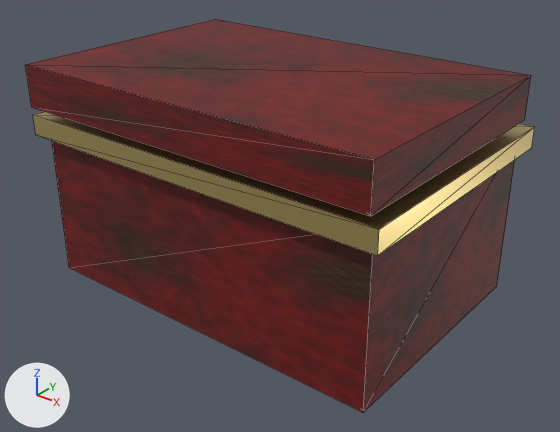
What one commit did to the glTF model assets/props/jewelry_box.glb.
One viewpoint serves both versions: a 50 mm lens placed at (0.425, -0.529, 0.397), pointed at (0.012, -0.013, 0.077). Arrows for +X, +Y and +Z are at lower left; the lights stay in place. The first picture is the older version. Mesh edges are drawn as thin lines. Where no turn or scale is listed for an object, it has been applied to the vertices.

Before the edit, the objects in view are built like this:
```python
mat_m_woodred = principled_material('M_WoodRed')
mat_m_woodred.texture = img_t_wood_red
mat_m_woodred.roughness = 0.62
me_body = bpy.data.meshes.new('Body')
me_body.from_pydata(...)  # a box spanning x -0.18..0.18, y -0.12..0.12, z -0.08..0.08
me_body.materials.append(mat_m_woodred)  # picture img_t_wood_red
me_lid = bpy.data.meshes.new('Lid')
me_lid.from_pydata(...)  # a box spanning x -0.185..0.185, y -0.125..0.125, z -0.02..0.02
me_lid.materials.append(mat_m_woodred)  # picture img_t_wood_red
me_trim = bpy.data.meshes.new('Trim')
me_trim.from_pydata(...)  # a box spanning x -0.19..0.19, y -0.13..0.13, z -0.01..0.01
me_trim.materials.append(mat_m_brass)  # yellow #ddc481
ob_body = bpy.data.objects.new('Body', me_body)
ob_body.location = (0.0, 0.0, 0.08)
ob_lid = bpy.data.objects.new('Lid', me_lid)
ob_lid.location = (0.0, -0.0083, 0.1942)
ob_trim = bpy.data.objects.new('Trim', me_trim)
ob_trim.location = (0.0, 0.0, 0.155)
```
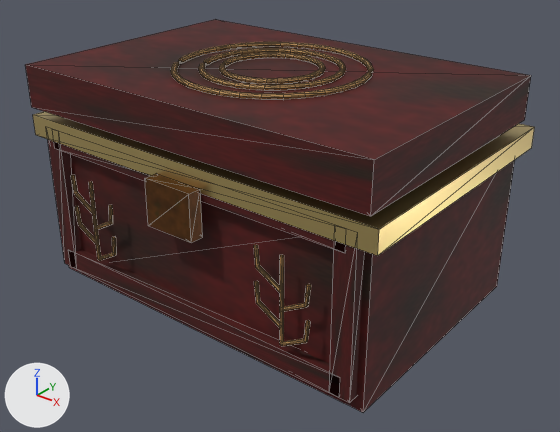
Location of each change, (x1, y1, x2, y2) in pixels of the pictures (560 x 432 px):
'Body', recoloured
    both: (69, 154, 515, 412)
'Lid', recoloured
    both: (25, 19, 531, 216)
'Art_BurntLacquer', added (brown)
    after: (48, 139, 364, 403)
'Art_OldGoldThread_Lid', added (orange)
    after: (171, 42, 373, 100)
'Art_OxidizedBrass', added (brown)
    after: (145, 174, 203, 243)
'Art_OldGoldThread', added
    after: (71, 175, 311, 346)

The change, as a diff of the scene's bpy script:
```diff
--- a/assets/props/jewelry_box.glb.py
+++ b/assets/props/jewelry_box.glb.py
@@ mat_m_woodred @@
 n0 = _N.new('ShaderNodeBsdfPrincipled'); n0.name = 'Principled BSDF'
-n0.inputs[2].default_value = 0.62  # 'Roughness'
+n0.inputs[2].default_value = 0.74  # 'Roughness'
 n1 = _N.new('ShaderNodeOutputMaterial'); n1.name = 'Material Output'
+n3 = _N.new('ShaderNodeMix'); n3.name = 'Mix'
+n3.data_type = 'RGBA'
+n3.blend_type = 'MULTIPLY'
+n3.inputs[0].default_value = 1.0  # 'Factor'
+n3.inputs[7].default_value = (0.51, 0.44, 0.36, 1.0)  # 'B', grey #bdb1a2
 n2 = _N.new('ShaderNodeTexImage'); n2.name = 'Image Texture'
@@ mat_m_woodred @@
 _L.new(n0.outputs[0], n1.inputs[0])  # 'BSDF' to 'Surface'
-_L.new(n2.outputs[0], n0.inputs[0])  # 'Color' to 'Base Color'
+_L.new(n3.outputs[2], n0.inputs[0])  # 'Result' to 'Base Color'
+_L.new(n2.outputs[0], n3.inputs[6])  # 'Color' to 'A'
@@ mat_oxidizedbrass @@
+mat_oxidizedbrass = bpy.data.materials.new('OxidizedBrass')
+# colours: beige #d6af81
+# uses the picture img_t_bronze
@@ mat_burntlacquer @@
+mat_burntlacquer = bpy.data.materials.new('BurntLacquer')
+# colours: beige #b6a493
+# uses the picture img_t_wood_red_001
@@ ob_art_oxidizedbrass @@
+ob_art_oxidizedbrass = bpy.data.objects.new('Art_OxidizedBrass', me_art_oxidizedbrass)  # a box spanning x -0.152..-0.106, y 0.12..0.138, z 0.144..0.174; a box spanning x 0.106..0.152, y 0.12..0.138, z 0.144..0.174; a box spanning x -0.025..0.025, y -0.142..-0.13, z 0.106..0.148
+ob_art_oxidizedbrass.location = (0.0, 0.0, 0.0)
@@ ob_art_oldgoldthread @@
+ob_art_oldgoldthread = bpy.data.objects.new('Art_OldGoldThread', me_art_oldgoldthread)  # 280 vertices, 360 faces; spans x -0.137..0.137, y -0.135..0.135, z 0.039..0.119; in mat_oldgoldthread (orange #b88e57)
+ob_art_oldgoldthread.location = (0.0, 0.0, 0.0)
@@ ob_art_burntlacquer @@
+ob_art_burntlacquer = bpy.data.objects.new('Art_BurntLacquer', me_art_burntlacquer)  # a box spanning x -0.173..-0.154, y 0.117..0.129, z 0.012..0.156; a box spanning x 0.154..0.173, y 0.117..0.129, z 0.012..0.156; a box spanning x -0.164..0.164, y 0.117..0.129, z 0.012..0.03; a box spanning x -0.164..0.164, y 0.117..0.129, z 0.138..0.156; a box spanning x -0.173..-0.154, y -0.129..-0.117, z 0.012..0.156; a box spanning x 0.154..0.173, y -0.129..-0.117, z 0.012..0.156; a box spanning x -0.164..0.164, y -0.129..-0.117, z 0.012..0.03; a box spanning x -0.164..0.164, y -0.129..-0.117, z 0.138..0.156
+ob_art_burntlacquer.location = (0.0, 0.0, 0.0)
@@ ob_art_oldgoldthread_lid @@
+ob_art_oldgoldthread_lid = bpy.data.objects.new('Art_OldGoldThread_Lid', me_art_oldgoldthread_lid)  # 798 vertices, 1536 faces; spans x -0.089..0.089, y -0.089..0.089, z 0.019..0.025; in mat_oldgoldthread (orange #b88e57)
+ob_art_oldgoldthread_lid.location = (0.0, -0.0083, 0.1942)
```
